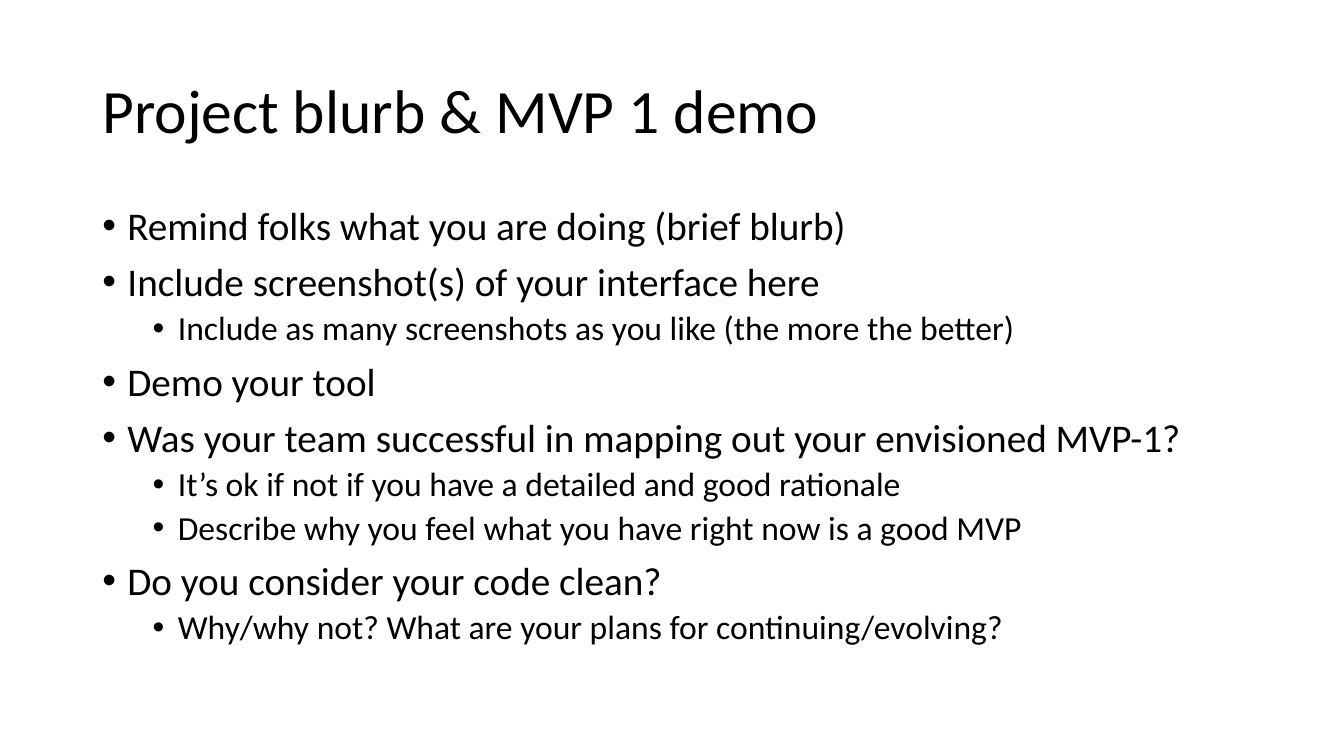
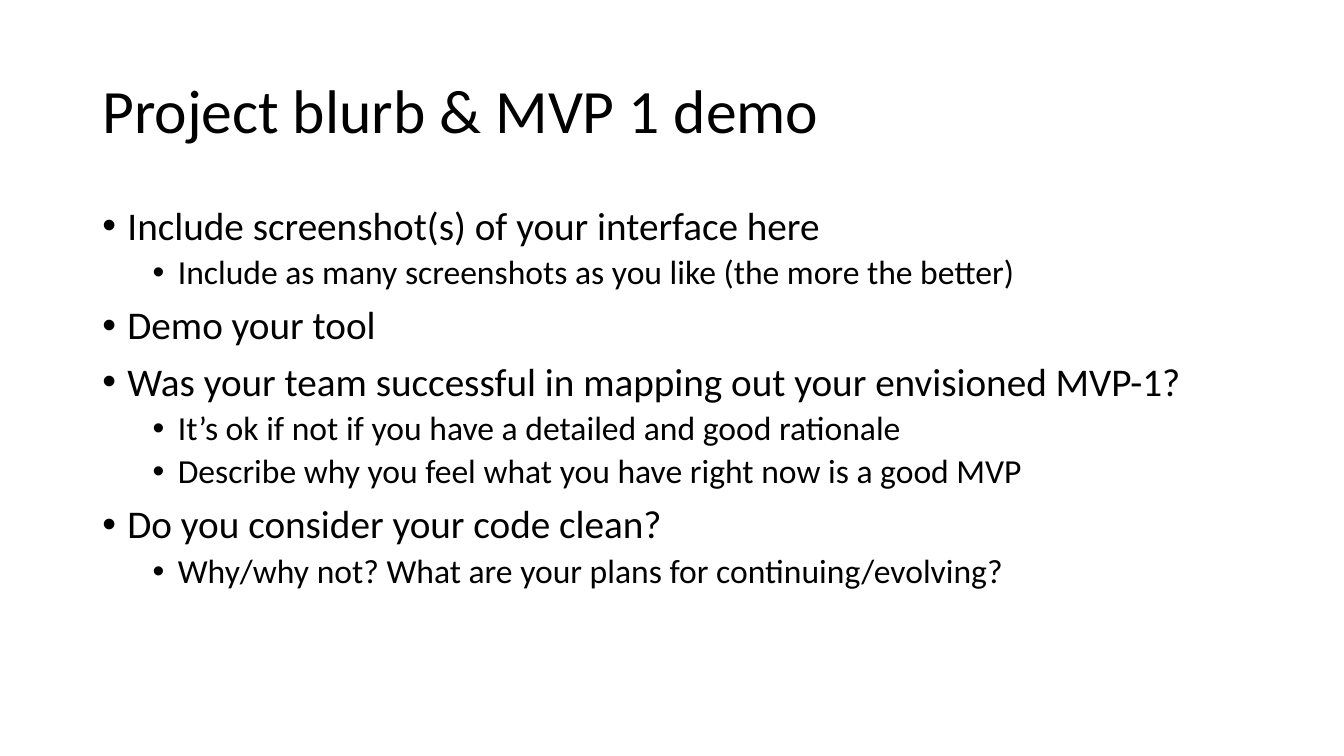
Before and after one commit to Jacobchapman99/ENSE-374-Group07-Project, a slide deck: slide 2 of Milestone3/Milestone 3.ppt. Drawn at 1344x756 pixels with LibreOffice and Linux fonts; fonts in the diff are those of the drawing. Boxes give left, top, right and bottom in pixels: in the first picture for what was removed or moved away, otherwise in the second. Text is boxed around its words. In the diff, an @@ line names an element or a change of style, - is before the commit and + after.

```diff
--- a/Milestone3/Milestone 3.ppt
+++ b/Milestone3/Milestone 3.ppt
@@ text at (127,211,845,247): paragraph removed @@
-• Remind folks what you are doing (brief blurb)
```
Also in this commit, not shown: 3 slides added.
